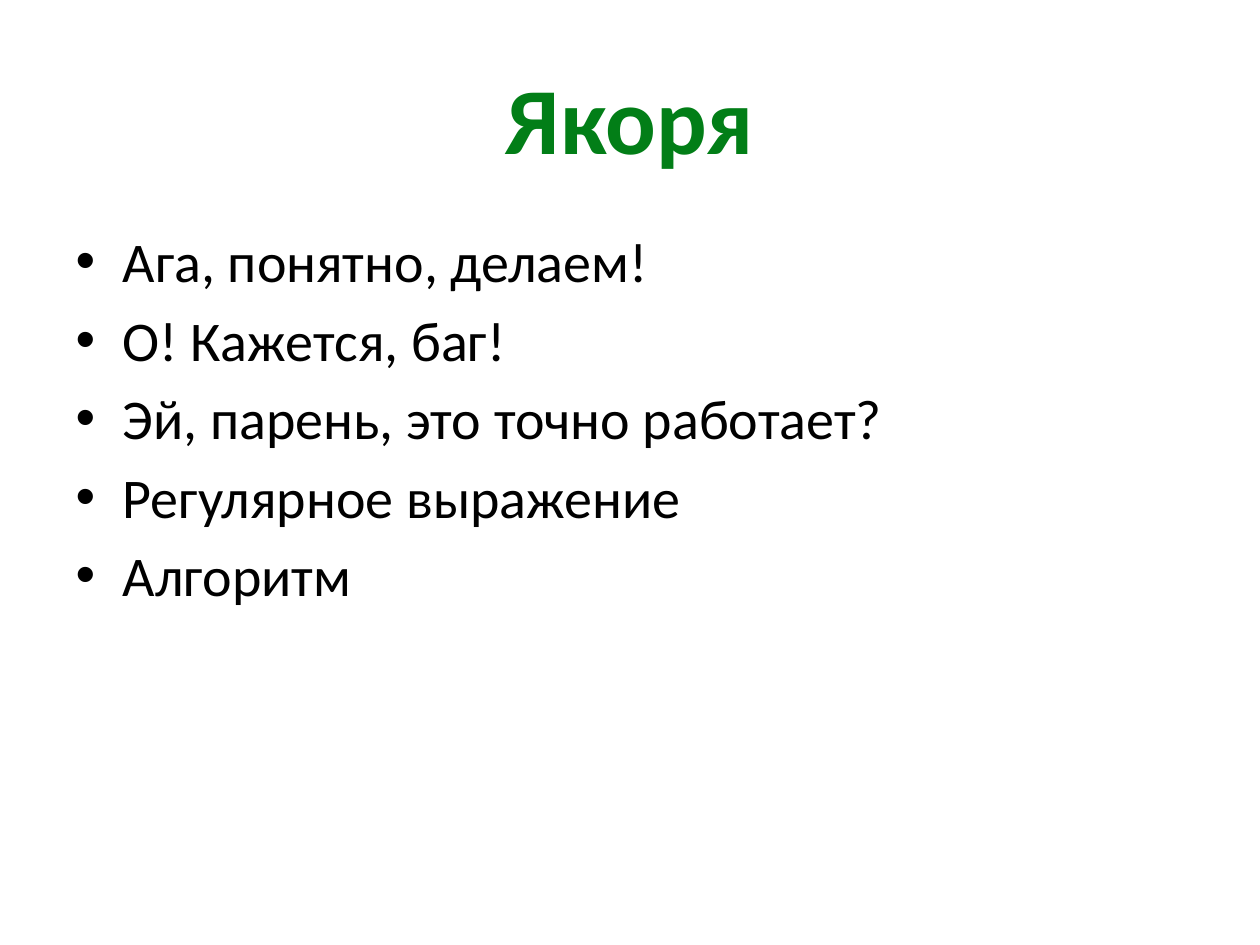
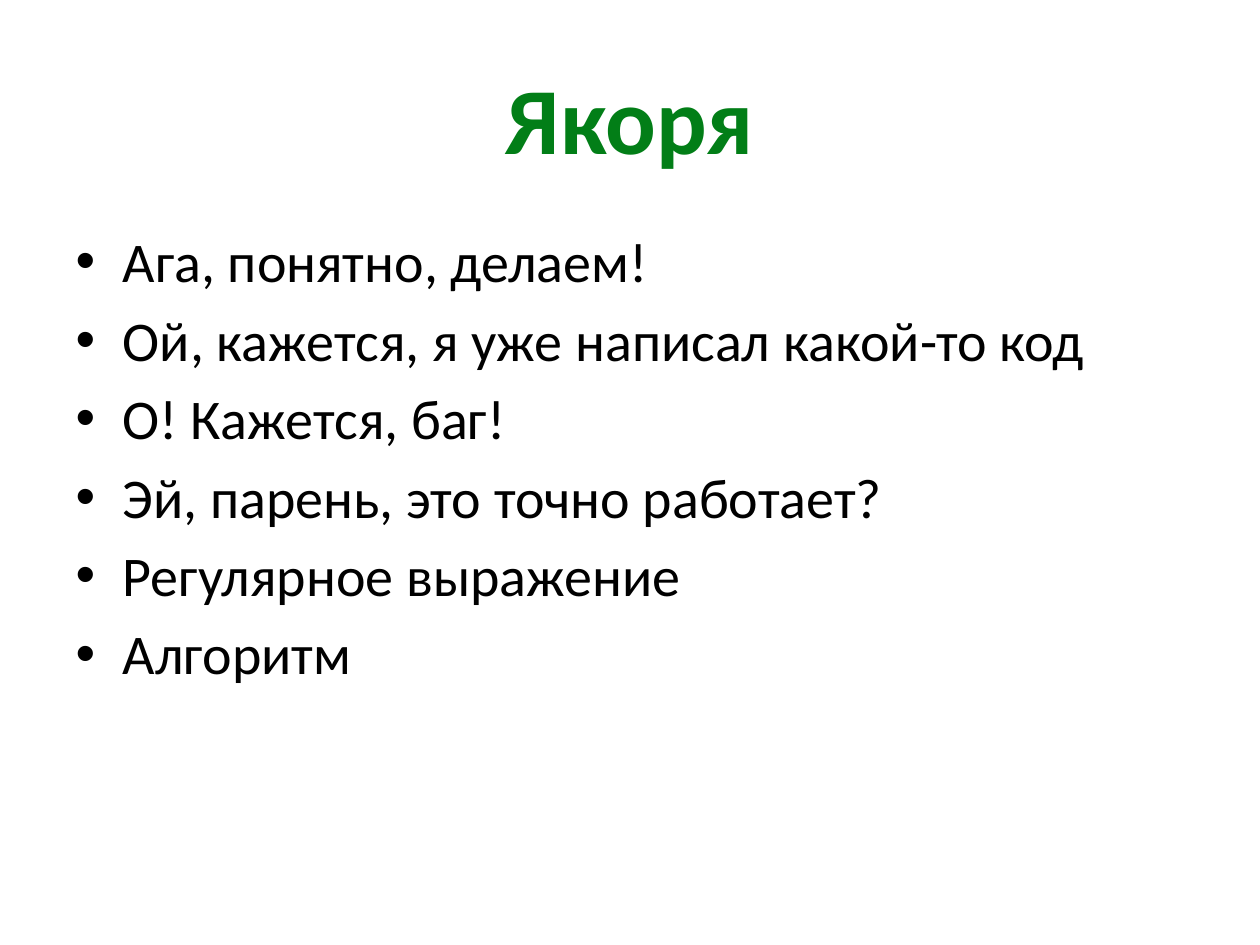
Before and after one commit to xoposhiy/testing-course, a slide deck: slide 17 of day1.pptx. Drawn at 1260x945 pixels with LibreOffice and Linux fonts; fonts in the diff are those of the drawing. Boxes give left, top, right and bottom in pixels: in the first picture for what was removed or moved away, otherwise in the second. Text is boxed around its words. In the diff, an @@ line names an element or a change of style, - is before the commit and + after.

```diff
--- a/day1.pptx
+++ b/day1.pptx
@@ text at bbox=[123, 323, 1084, 371]: paragraph added @@
+• Ой, кажется, я уже написал какой-то код
```
Also in this commit, not shown: 2 other slides changed.
